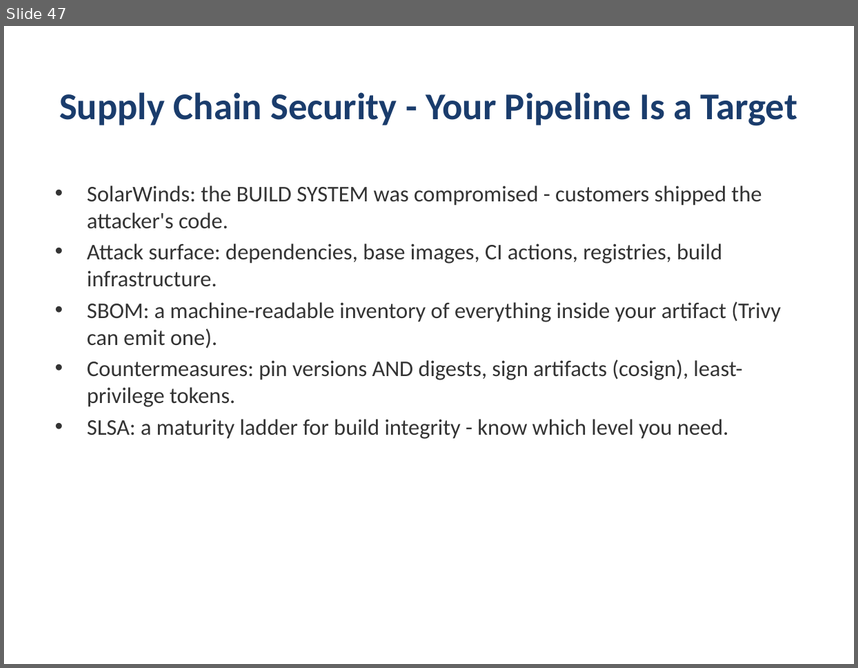
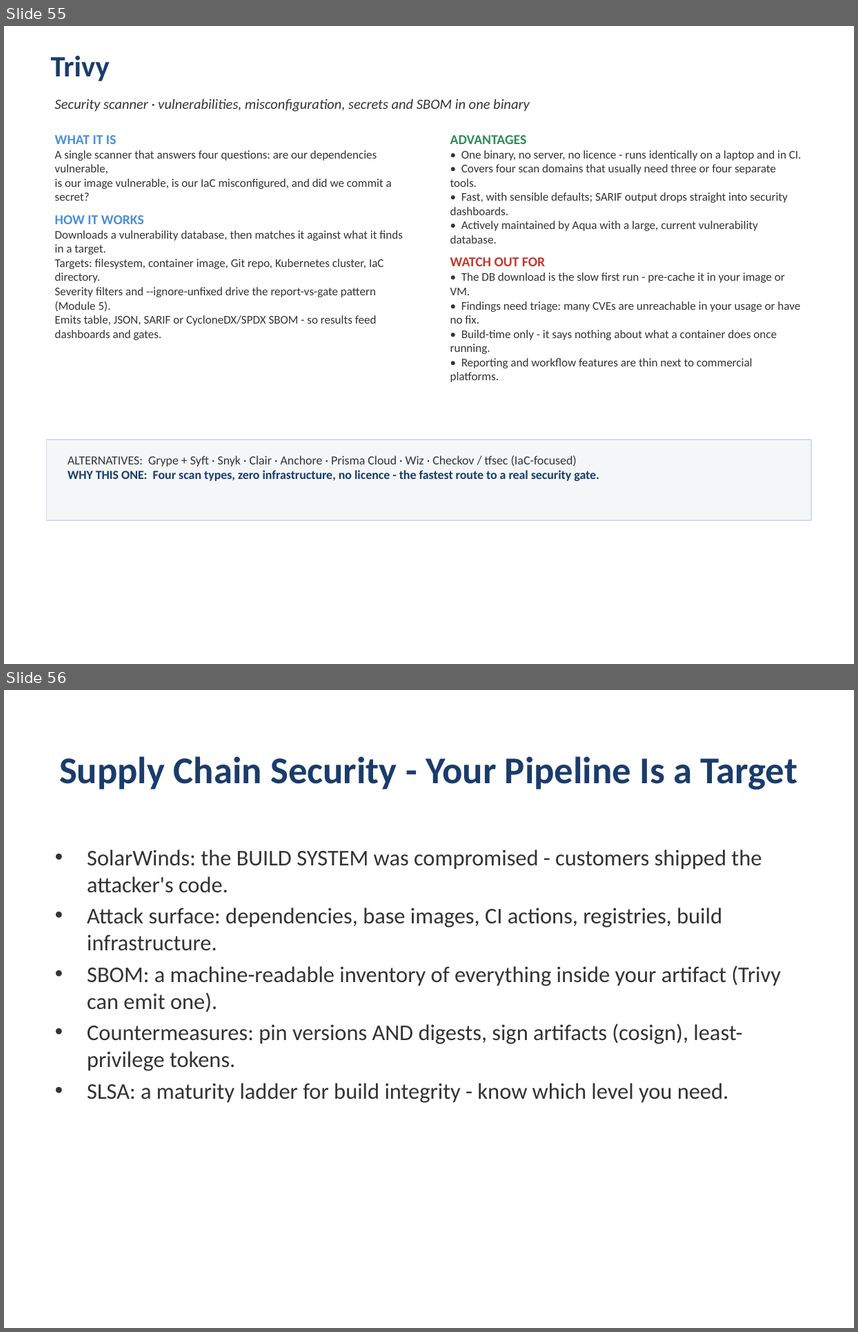
Before and after one commit to kumbulanit/devopsplaformngr, a slide deck: slides/DevOps-PlatformEngineering-Day2.pptx. Shown one above the other, each under a label of ours: slide 47 before the commit, slides 55 and 56 after it. The pictures are 858x668 and 858x1332 pixels, drawn with LibreOffice and Linux fonts; fonts in the diff are those of the drawing. Boxes give left, top, right and bottom in pixels: in the first picture for what was removed or moved away, otherwise in the second. Text is boxed around its words. In the diff, an @@ line names an element or a change of style, - is before the commit and + after.

```diff
--- a/slides/DevOps-PlatformEngineering-Day2.pptx
+++ b/slides/DevOps-PlatformEngineering-Day2.pptx
@@ slide 55 added at box(4, 26, 854, 664), background #FFFFFF @@
@@ text added at box(51, 56, 110, 81), 25 pt, text #1A3C6C, bold @@
+Trivy
@@ text added at box(55, 98, 530, 112), 12 pt, text #333333, italic @@
+Security scanner · vulnerabilities, misconfiguration, secrets and SBOM in one binary
@@ text added at box(55, 135, 403, 340), 10 pt, text #333333 @@
+WHAT IT IS
+A single scanner that answers four questions: are our dependencies vulnerable,
+is our image vulnerable, is our IaC misconfigured, and did we commit a secret?
+HOW IT WORKS
+Downloads a vulnerability database, then matches it against what it finds in a target.
+Targets: filesystem, container image, Git repo, Kubernetes cluster, IaC directory.
+Severity filters and --ignore-unfixed drive the report-vs-gate pattern (Module 5).
+Emits table, JSON, SARIF or CycloneDX/SPDX SBOM - so results feed dashboards and gates.
@@ text added at box(450, 135, 802, 382), 10 pt, text #333333 @@
+ADVANTAGES
+• One binary, no server, no licence - runs identically on a laptop and in CI.
+• Covers four scan domains that usually need three or four separate tools.
+• Fast, with sensible defaults; SARIF output drops straight into security dashboards.
+• Actively maintained by Aqua with a large, current vulnerability database.
+WATCH OUT FOR
+• The DB download is the slow first run - pre-cache it in your image or VM.
+• Findings need triage: many CVEs are unreachable in your usage or have no fix.
+• Build-time only - it says nothing about what a container does once running.
+• Reporting and workflow features are thin next to commercial platforms.
@@ rectangle added at box(47, 439, 811, 520), fill #F4F6F8, outline #D5DDE5 1 pt @@
@@ text added at box(67, 455, 599, 481), 10.5 pt, text #1A3C6C, bold @@
+ALTERNATIVES: Grype + Syft · Snyk · Clair · Anchore · Prisma Cloud · Wiz · Checkov / tfsec (IaC-focused)
+WHY THIS ONE: Four scan types, zero infrastructure, no licence - the fastest route to a real security gate.
@@ what was slide 47 is now slide 56 @@
```
Also in this commit, not shown: 21 other slides added, 1 other file.
